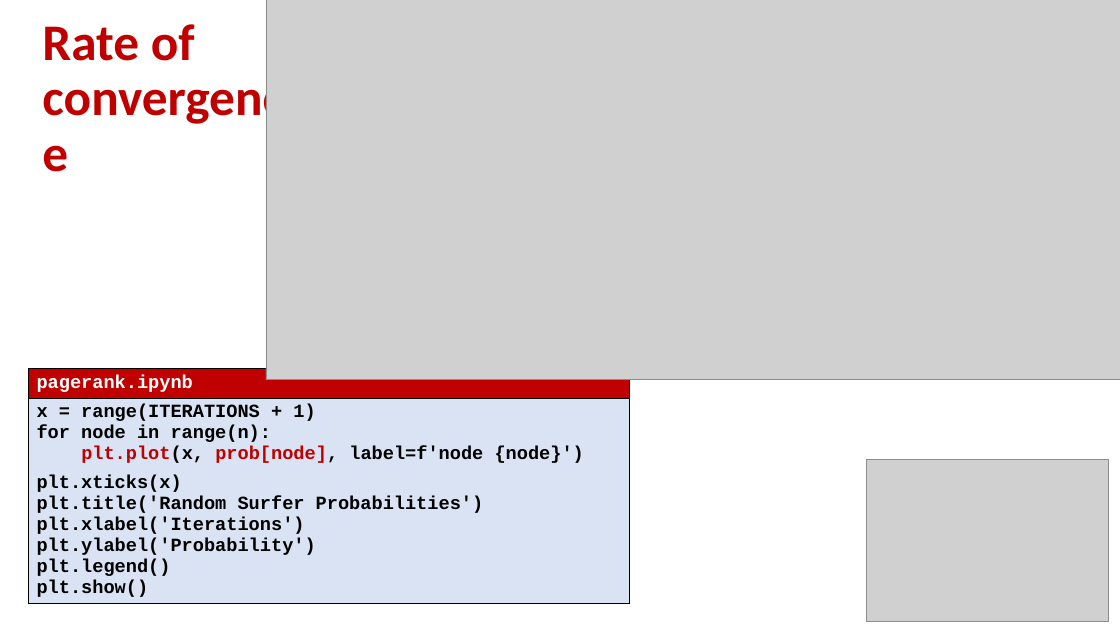
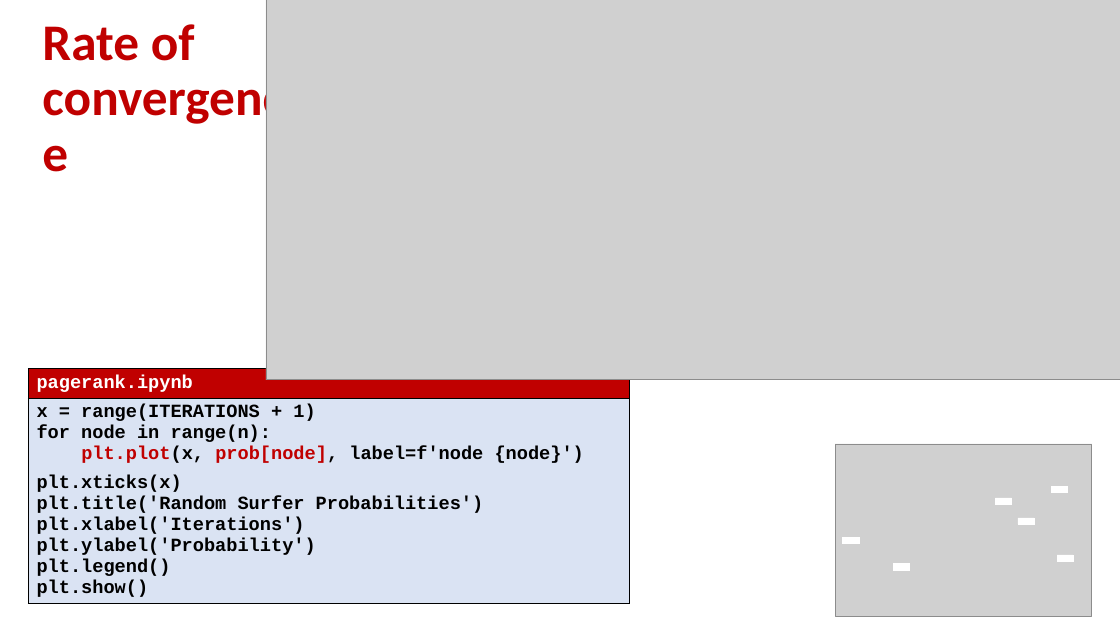
Before and after one commit to gsbrodal/gsbrodal.github.io, a slide deck: slide 12 of ipsa/slides/linear_programming.pptx. Drawn at 1120x630 pixels with LibreOffice and Linux fonts; fonts in the diff are those of the drawing; grey boxes stand for pictures. Boxes give left, top, right and bottom in pixels: in the first picture for what was removed or moved away, otherwise in the second. Text is boxed around its words. In the diff, an @@ line names an element or a change of style, - is before the commit and + after.

```diff
--- a/ipsa/slides/linear_programming.pptx
+++ b/ipsa/slides/linear_programming.pptx
@@ picture resized from (x1=866, y1=460, x2=1108, y2=622) to (x1=835, y1=444, x2=1091, y2=617) @@
@@ group added at (x1=843, y1=486, x2=1073, y2=570): 6 rectangles @@
```
Also in this commit, not shown: 7 other slides changed, 7 other files.
